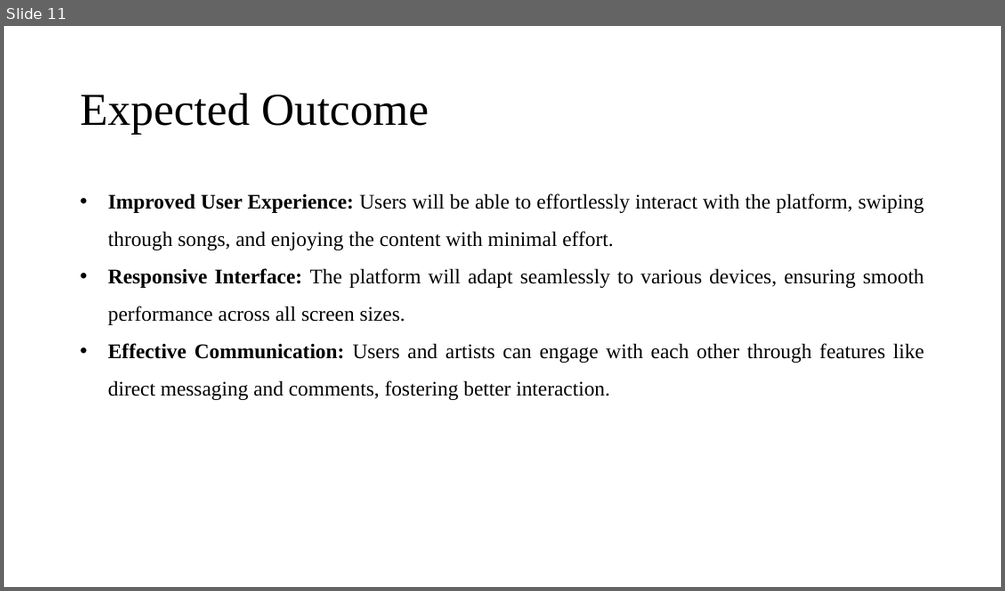
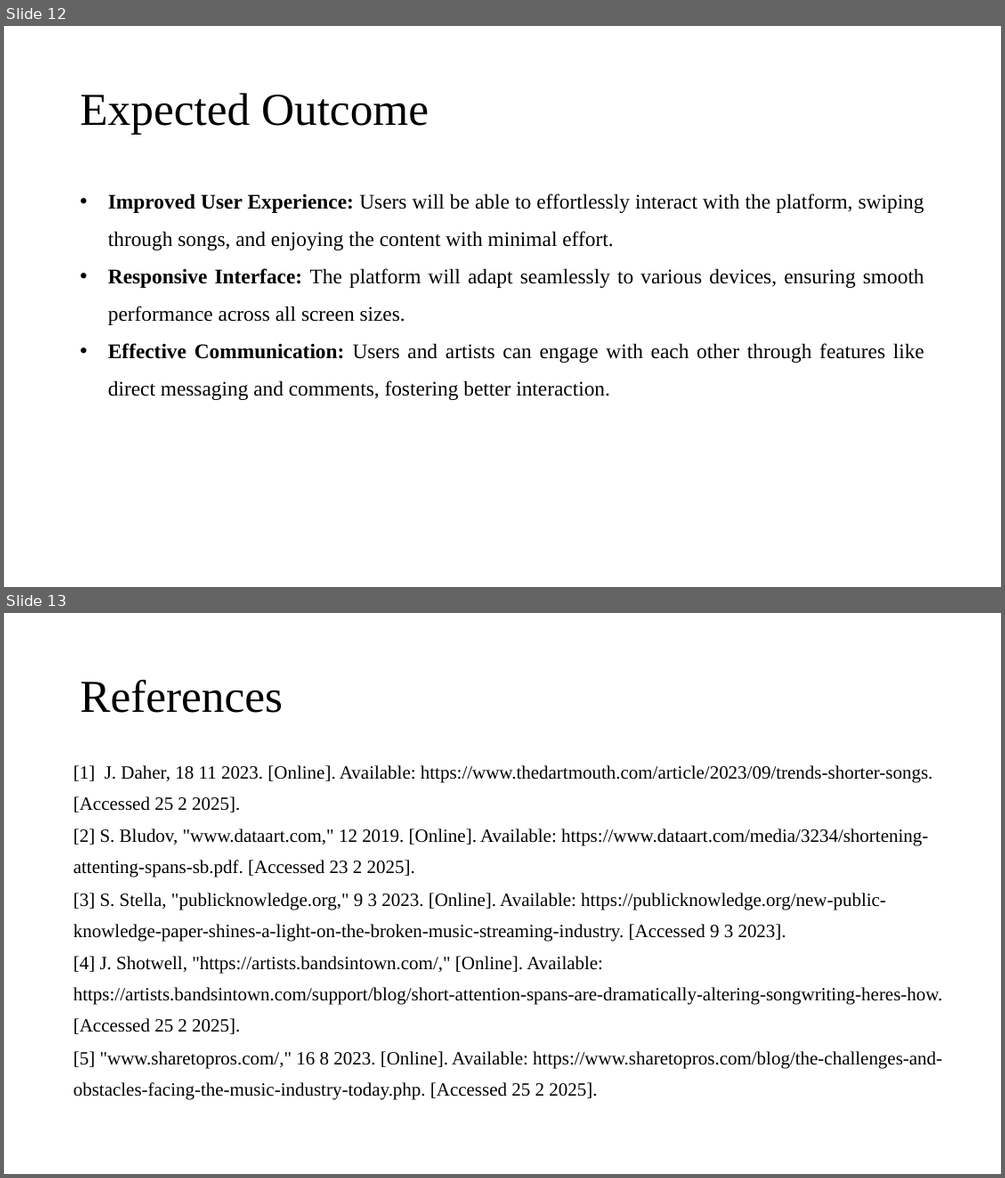
Before and after one commit to Hellsrest/Spotify-clone, a slide deck: proposal-defence/Music-streaming-platform-Project Proposal .pptx. Shown one above the other, each under a label of ours: slide 11 before the commit, slides 12 and 13 after it. The pictures are 1005x591 and 1005x1178 pixels, drawn with LibreOffice and Linux fonts; fonts in the diff are those of the drawing. Boxes give left, top, right and bottom in pixels: in the first picture for what was removed or moved away, otherwise in the second. Text is boxed around its words. In the diff, an @@ line names an element or a change of style, - is before the commit and + after.

```diff
--- a/proposal-defence/Music-streaming-platform-Project Proposal .pptx
+++ b/proposal-defence/Music-streaming-platform-Project Proposal .pptx
@@ slide 13 added at <box>4,613,1001,1174</box>, background #FFFFFF @@
@@ title added at <box>80,680,283,713</box>, 44 pt, text #000000 @@
+References
@@ table added at <box>73,751,974,1130</box>, 5 rows, 1 columns @@
+[1] J. Daher, 18 11 2023. [Online]. Available: https://www.thedartmouth.com/article/2023/09/trends-shorter-songs. [Accessed 25 2 2025].
+[2] S. Bludov, "www.dataart.com," 12 2019. [Online]. Available: https://www.dataart.com/media/3234/shortening-attenting-spans-sb.pdf. [Accessed 23 2 2025].
+[3] S. Stella, "publicknowledge.org," 9 3 2023. [Online]. Available: https://publicknowledge.org/new-public-knowledge-paper-shines-a-light-on-the-broken-music-streaming-industry. [Accessed 9 3 2023].
+[4] J. Shotwell, "https://artists.bandsintown.com/," [Online]. Available: https://artists.bandsintown.com/support/blog/short-attention-spans-are-dramatically-altering-songwriting-heres-how. [Accessed 25 2 2025].
+[5] "www.sharetopros.com/," 16 8 2023. [Online]. Available: https://www.sharetopros.com/blog/the-challenges-and-obstacles-facing-the-music-industry-today.php. [Accessed 25 2 2025].
@@ what was slide 11 is now slide 12 @@
```
Also in this commit, not shown: 7 slides changed, 2 other slides added, 1 slide removed, 13 other files.
